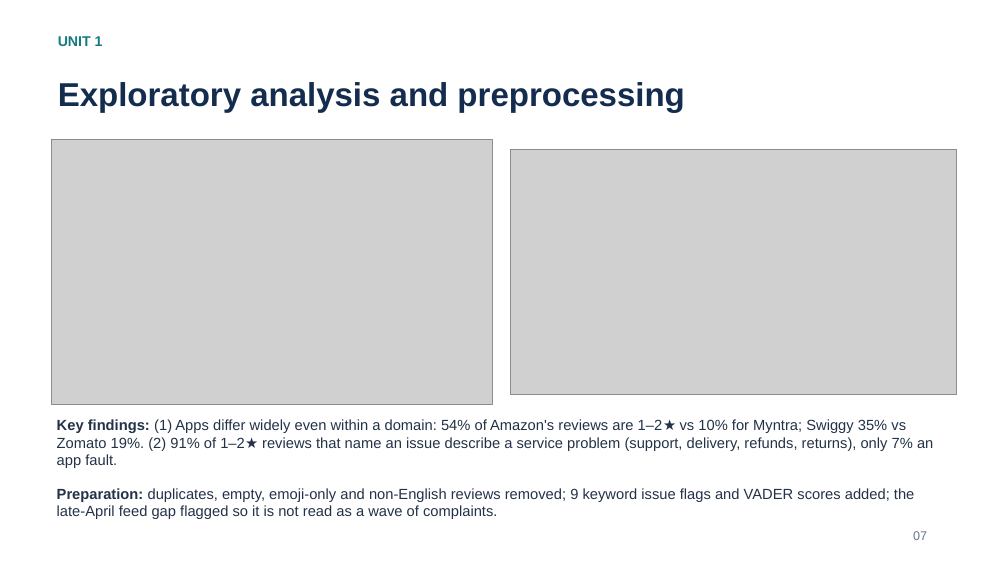
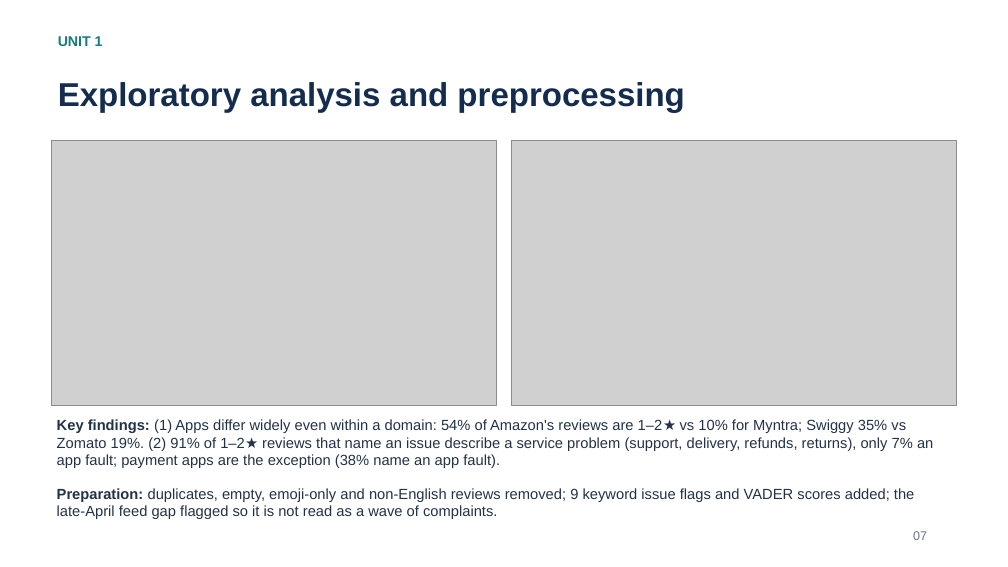
Before and after one commit to Adithya-Monish-Kumar-K/ba-capstone-app-reviews, a slide deck: slide 7 of docs/Review_2_Presentation.pptx. Drawn at 1008x567 pixels with LibreOffice and Linux fonts; fonts in the diff are those of the drawing; grey boxes stand for pictures. Boxes give left, top, right and bottom in pixels: in the first picture for what was removed or moved away, otherwise in the second. Text is boxed around its words. In the diff, an @@ line names an element or a change of style, - is before the commit and + after.

```diff
--- a/docs/Review_2_Presentation.pptx
+++ b/docs/Review_2_Presentation.pptx
@@ picture: place and size @@
-picture at (51,140,492,405)
+picture at (51,141,497,405)
@@ picture: place and size @@
-picture at (510,150,957,395)
+picture at (511,141,957,405)
@@ text at (57,419,933,468): text changed @@
-Key findings: (1) Apps differ widely even within a domain: 54% of Amazon's reviews are 1–2★ vs 10% for Myntra; Swiggy 35% vs Zomato 19%. (2) 91% of 1–2★ reviews that name an issue describe a service problem (support, delivery, refunds, returns), only 7% an app fault.
+Key findings: (1) Apps differ widely even within a domain: 54% of Amazon's reviews are 1–2★ vs 10% for Myntra; Swiggy 35% vs Zomato 19%. (2) 91% of 1–2★ reviews that name an issue describe a service problem (support, delivery, refunds, returns), only 7% an app fault; payment apps are the exception (38% name an app fault).
```
Also in this commit, not shown: 12 other slides changed, 6 slides added, 10 other files.
